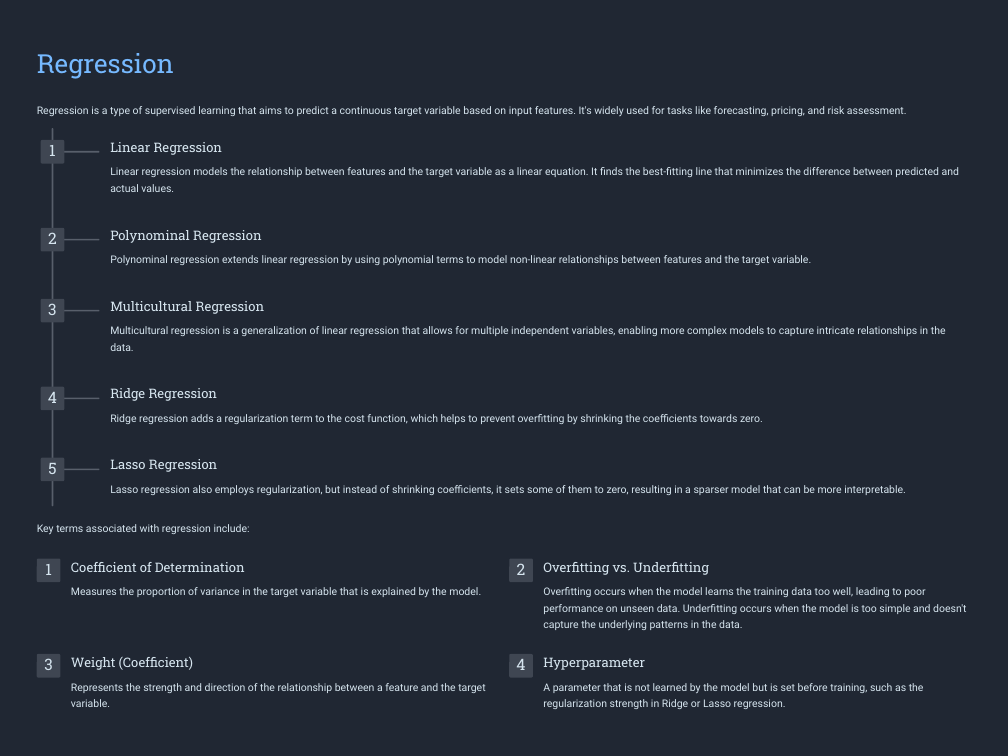
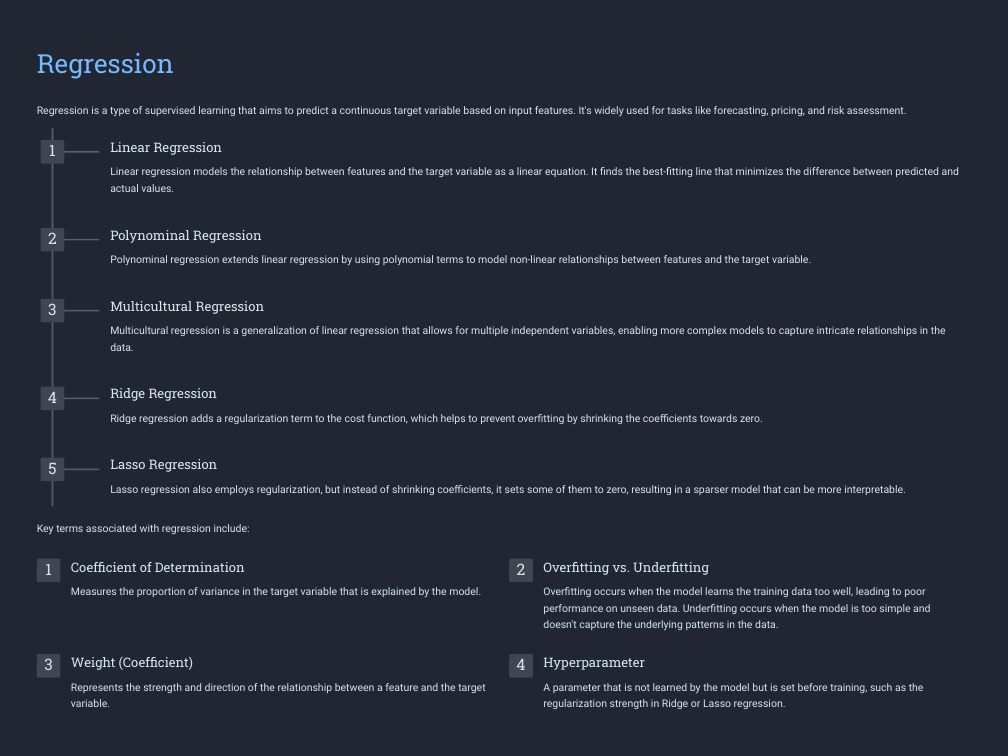
Before and after one commit to Juneory/THU_Learning, a slide deck: slide 6 of Orientaition/Navigating-the-World-of-Machine-Learning-and-Deep-Learning.pptx. Drawn at 1008x756 pixels with LibreOffice and Linux fonts; fonts in the diff are those of the drawing; background and template pictures are left out. Boxes give left, top, right and bottom in pixels: in the first picture for what was removed or moved away, otherwise in the second. Text is boxed around its words. In the diff, an @@ line names an element or a change of style, - is before the commit and + after.

```diff
--- a/Orientaition/Navigating-the-World-of-Machine-Learning-and-Deep-Learning.pptx
+++ b/Orientaition/Navigating-the-World-of-Machine-Learning-and-Deep-Learning.pptx
@@ text at <box>543,587,930,630</box>: text changed @@
-Overfitting occurs when the model learns the training data too well, leading to poor performance on unseen data. Underfitting occurs when the model is too simple and doesn't capture the underlying patterns in the data.
+Overfitting occurs when the model learns the training data too well, leading to poor
+performance on unseen data. Underfitting occurs when the model is too simple and
+doesn't capture the underlying patterns in the data.
```
Also in this commit, not shown: 6 other slides changed, 4 other files.
